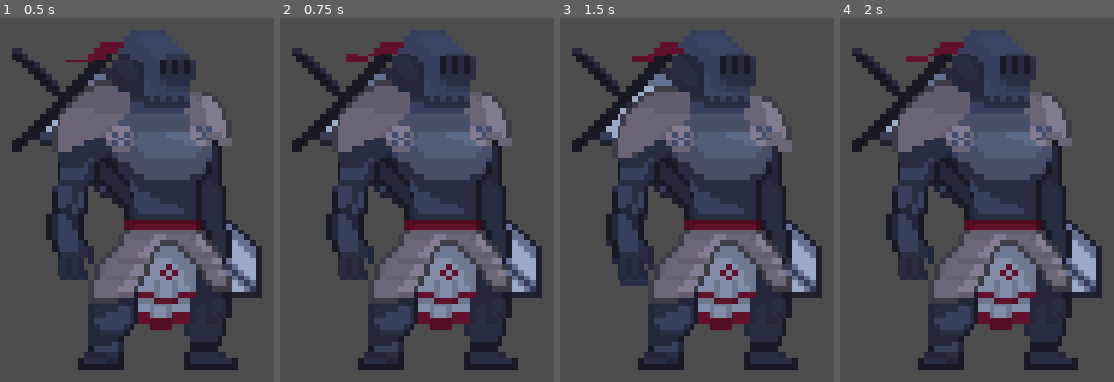
Above: before the commit, frames 1-4 (left to right).
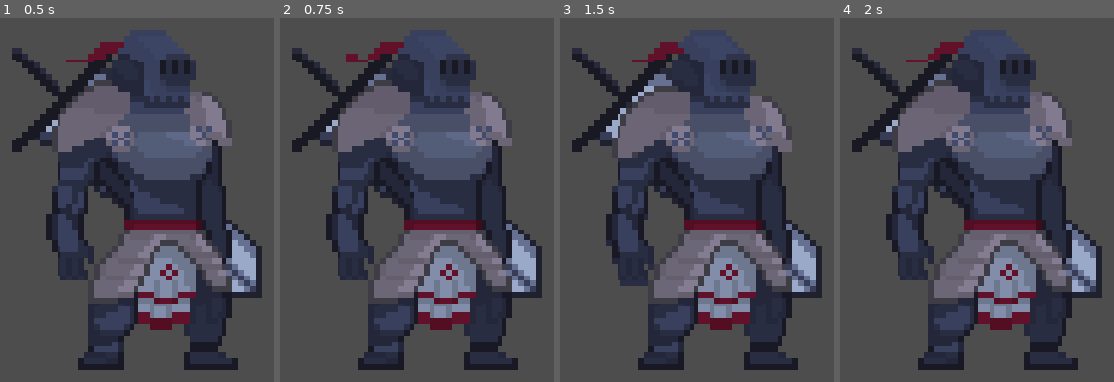
Above: after the commit, the same moments.

Repository: ayooorishiiii/king-s-men
Game: Godot game, scene res://scenes/game.tscn
The game is run twice, just before and just after one commit, with the same random seed, the same clock (stepped at 60 frames per second) and the same inputs.
Inputs:
- Up to frame 1 (0.5 s): no input
- Up to frame 2 (0.75 s): tap Enter (ui_accept) at 0.5 s; hold D (right, bound only before the commit) from 0.53 s (still down)
- Up to frame 3 (1.5 s): keep holding D (right, bound only before the commit); tap Enter (ui_accept) at 0.77 s
- Up to frame 4 (2 s): keep holding D (right, bound only before the commit); tap Enter (ui_accept) at 1.52 s

Frame 1 is identical in both runs. In frame 2, 0.3% of the frame differs, in the area x 4-72%, y 10-12%; in frame 3, 0.3%; in frame 4, 0.3%.

Commit message:
movement script added

Diff:
--- a/scenes/player(main_character).gd
+++ b/player(main_character).gd
@@ -6,7 +6,6 @@
 
 
 func _physics_process(delta: float) -> void:
-
 	# Add the gravity.
 	if not is_on_floor():
 		velocity += get_gravity() * delta
@@ -17,7 +16,7 @@
 
 	# Get the input direction and handle the movement/deceleration.
 	# As good practice, you should replace UI actions with custom gameplay actions.
-	var direction := Input.get_axis("left", "right")
+	var direction := Input.get_axis("ui_left", "ui_right")
 	if direction:
 		velocity.x = direction * SPEED
 	else:
--- a/project.godot
+++ b/project.godot
@@ -22,16 +22,6 @@
 
 [input]
 
-left={
-"deadzone": 0.2,
-"events": [Object(InputEventKey,"resource_local_to_scene":false,"resource_name":"","device":-1,"window_id":0,"alt_pressed":false,"shift_pressed":false,"ctrl_pressed":false,"meta_pressed":false,"pressed":false,"keycode":0,"physical_keycode":65,"key_label":0,"unicode":97,"location":0,"echo":false,"script":null)
-]
-}
-right={
-"deadzone": 0.2,
-"events": [Object(InputEventKey,"resource_local_to_scene":false,"resource_name":"","device":-1,"window_id":0,"alt_pressed":false,"shift_pressed":false,"ctrl_pressed":false,"meta_pressed":false,"pressed":false,"keycode":0,"physical_keycode":68,"key_label":0,"unicode":100,"location":0,"echo":false,"script":null)
-]
-}
 up={
 "deadzone": 0.2,
 "events": [Object(InputEventKey,"resource_local_to_scene":false,"resource_name":"","device":-1,"window_id":0,"alt_press …(192 unchanged characters)…
--- a/scenes/game.tscn
+++ b/scenes/game.tscn
@@ -2,9 +2,18 @@
 
 [ext_resource type="PackedScene" uid="uid://bomnvqt3s5l6r" path="res://scenes/player(main_character).tscn" id="1_uwrxv"]
 
+[sub_resource type="WorldBoundaryShape2D" id="WorldBoundaryShape2D_sxpiy"]
+
 [node name="Game" type="Node2D" unique_id=1991194114]
 
 [node name="player(main character)" parent="." unique_id=548742080 instance=ExtResource("1_uwrxv")]
+script = null
 
 [node name="Camera2D" type="Camera2D" parent="player(main character)" unique_id=443486613]
 zoom = Vector2(4, 4)
+
+[node name="StaticBody2D" type="StaticBody2D" parent="." unique_id=1108793956]
+
+[node name="CollisionShape2D" type="CollisionShape2D" parent="StaticBody2D" unique_id=1396330010]
+position = Vector2(-1, 61)
+shape = SubResource("WorldBoundaryShape2D_sxpiy")
--- a/scenes/player(main_character).tscn
+++ b/scenes/player(main_character).tscn
@@ -1,7 +1,7 @@
 [gd_scene format=3 uid="uid://bomnvqt3s5l6r"]
 
 [ext_resource type="Texture2D" uid="uid://cgxytdd4lcyd" path="res://assets/player asset/Game character/heavy_knight_free/spritesheets_free/idle.png" id="1_olcrr"]
-[ext_resource type="Script" uid="uid://drhooycv258ds" path="res://scenes/player(main_character).gd" id="1_vj86t"]
+[ext_resource type="Script" uid="uid://wcc5538kvkpo" path="res://player(main_character).gd" id="1_vj86t"]
 
 [sub_resource type="AtlasTexture" id="AtlasTexture_vj86t"]
 atlas = ExtResource("1_olcrr")
@@ -105,7 +105,7 @@
 sprite_frames = SubResource("SpriteFrames_sxpiy")
 animation = &"idle"
 autoplay = "idle"
-frame_progress = 0.19129564
+frame_progress = 0.17665698
 
 [node name="CollisionShape2D" type="CollisionShape2D" parent="." unique_id=500489944]
 position = Vector2(-5, 22)
Not shown, added: player(main_character).gd.uid
Not shown, removed: scenes/player(main_character).gd.uid
